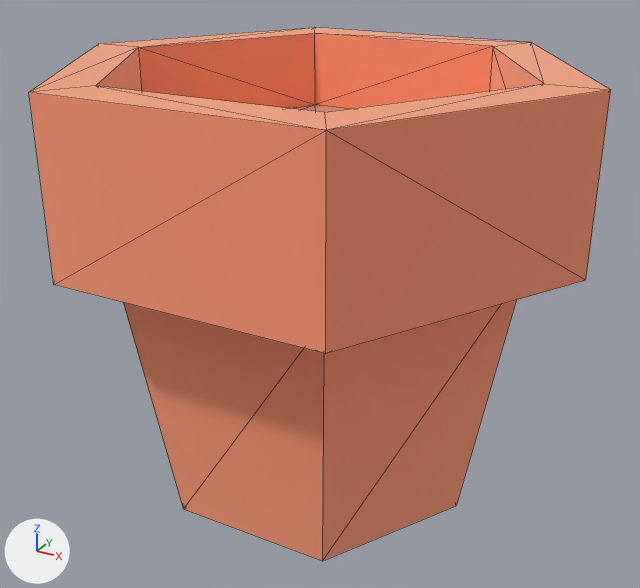
Two versions of the glTF model public/models/nf2/nature/pot_small.glb, one commit apart.
Before and after are seen from a camera (50 mm lens) standing at (0.247, -0.448, 0.3) and looking at (0.002, -0.002, 0.077). Every picture has the same lights, and +X, +Y and +Z are marked at lower left. The older version comes first. Mesh edges are drawn as thin lines. Where no turn or scale is listed for an object, it has been applied to the vertices.

Names of what the first picture shows: 'pot_small'.
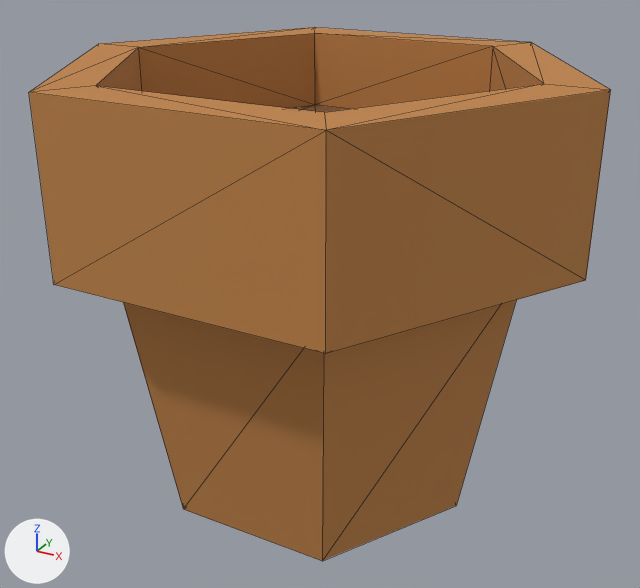
What differs and where, as boxes (x1, y1, x2, y2) in the pictures (640 x 588 px):
'pot_small', recoloured, surface changed (darker)
    both: (29, 27, 611, 561)

Edits to the bpy script that builds the scene:
```text
Change mat_wood:
    mat_wood.metallic: 1.0 -> 0.0
    mat_wood.base_color: (1.0, 0.557, 0.384) -> (0.527, 0.227, 0.063)  # beige #ffc5a7 -> orange #c08347
Change mat_woodbarkdark:
    mat_woodbarkdark.base_color: (0.8, 0.463, 0.369) -> (0.205, 0.0887, 0.0319)  # beige #e7b5a4 -> brown #7d5432
Remove ob_tmpparent:
    ob_tmpparent = bpy.data.objects.new('tmpParent', None)
    ob_tmpparent.location = (0.0, 0.0, 0.0)
```
